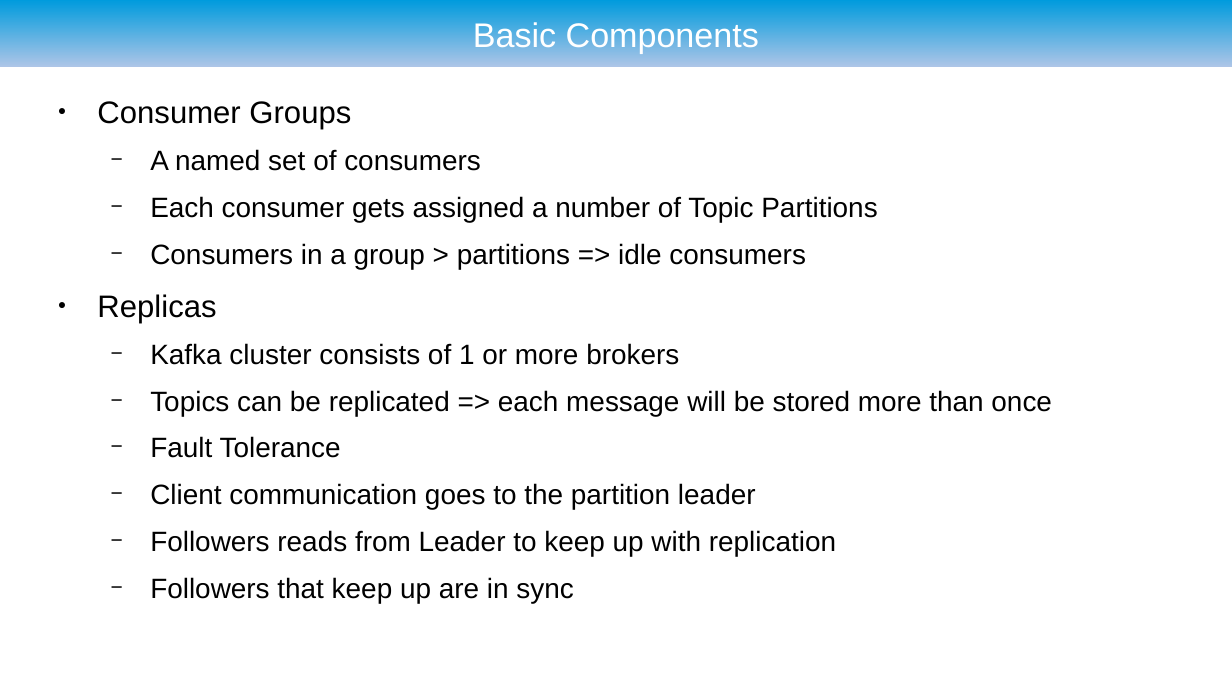
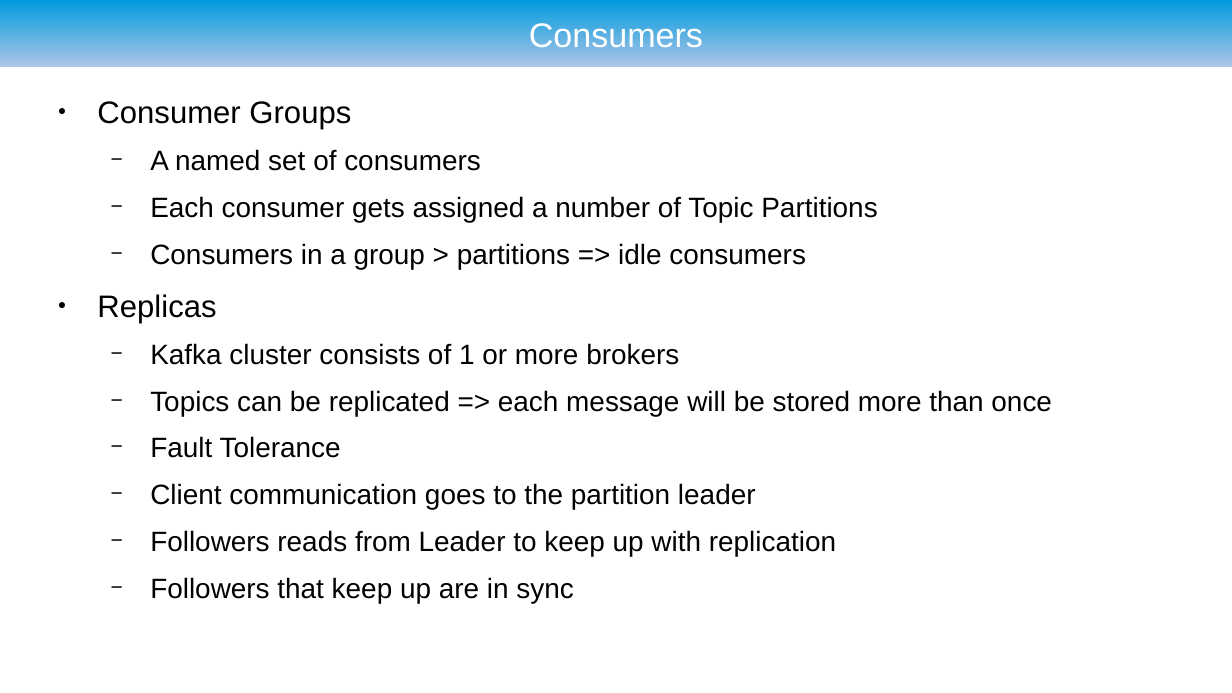
Before and after one commit to ryzlab/kafka-kompetensdag, a slide deck: slide 6 of doc/presentation.odp. Drawn at 1232x693 pixels with LibreOffice and Linux fonts; fonts in the diff are those of the drawing; background and template pictures are left out. Boxes give left, top, right and bottom in pixels: in the first picture for what was removed or moved away, otherwise in the second. Text is boxed around its words. In the diff, an @@ line names an element or a change of style, - is before the commit and + after.

```diff
--- a/doc/presentation.odp
+++ b/doc/presentation.odp
@@ title at (x1=529, y1=19, x2=703, y2=48): text changed @@
-Basic Components
+Consumers
```
Also in this commit, not shown: 1 other slide changed.
